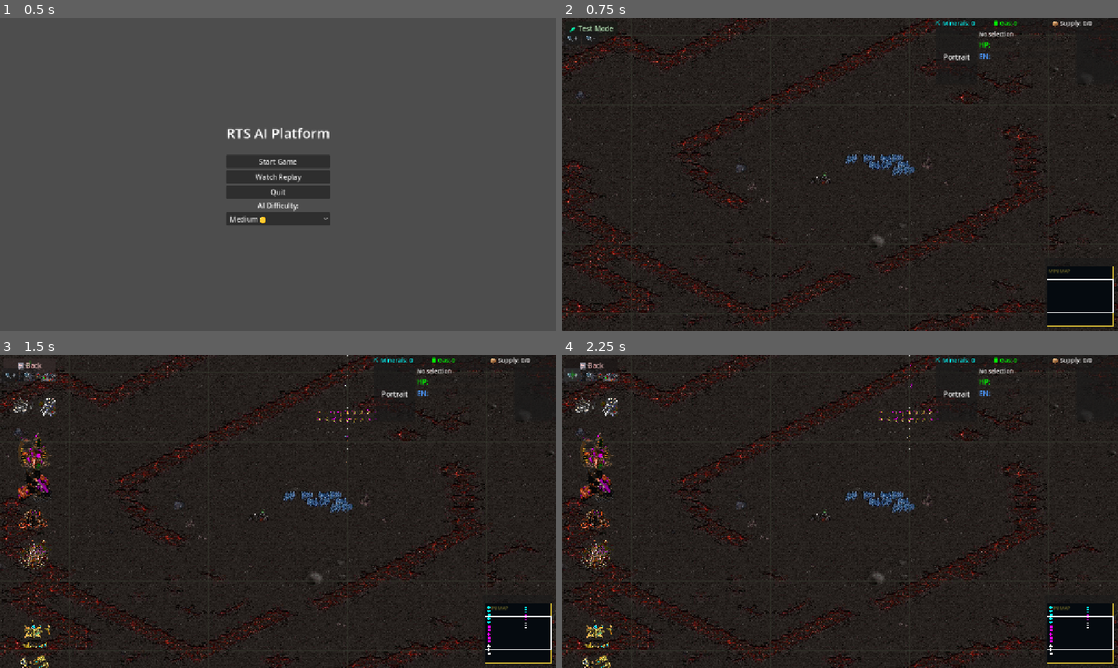
Above: before the commit, frames 1-4 (two rows, left to right).
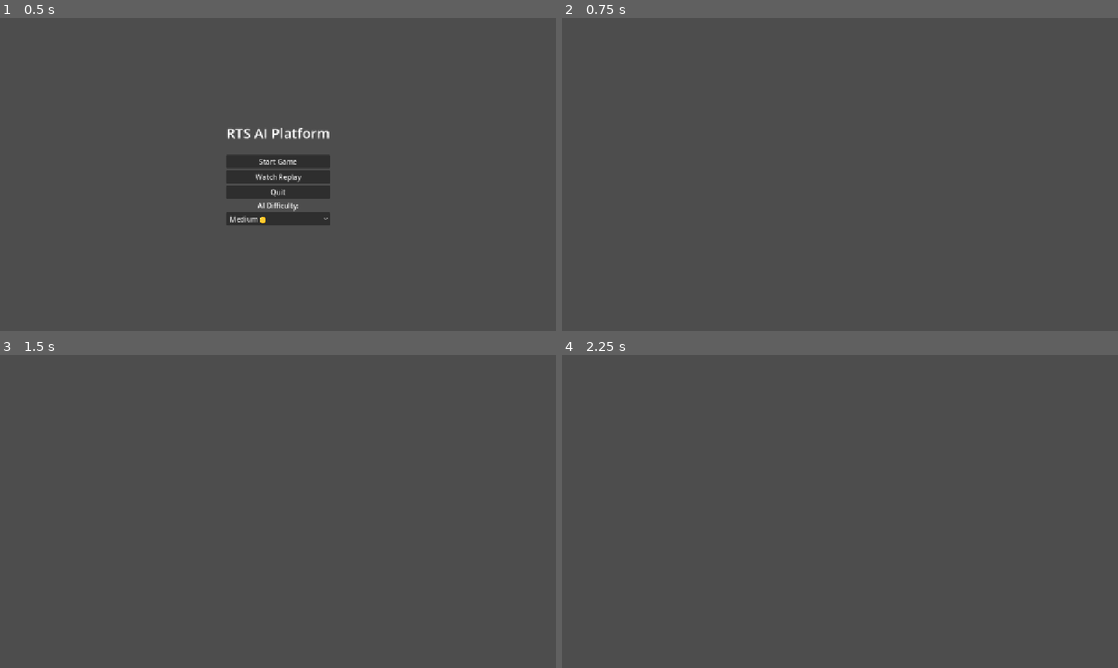
Above: after the commit, the same moments.

Repository: yuyou1983/rts-ai-platform
Game: Godot game, scene res://scenes/main_menu.tscn
Same seed, same stepped clock (60 frames per second), same inputs: the game is played once before the commit and once after it.
Inputs (mouse positions are in pixels of both pictures, inside the frame that each line leads up to):
- Up to frame 1 (0.5 s): no input
- Up to frame 2 (0.75 s): click "Start Game" at 0.5 s
- Up to frame 3 (1.5 s): click (27, 364) at 1.25 s, where only the run before the commit has a clickable "🧪 Test Mode"
- Up to frame 4 (2.25 s): click (573, 373) at 2 s, where only the run before the commit has a clickable "🔍+"

Frame 1 is identical in both runs. In frame 2, 99% of the frame differs, in the area x 0-100%, y 0-100%; in frame 3, 99%; in frame 4, 99%.
Error after the commit: Parse Error: Cannot infer the type of "cols" variable because the value doesn't have a set type. (res://scripts/game_view.gd:1270)

Commit message:
Phase D: terrain elevation system (height_map, cliff blocking, speed/vision modifiers, Godot rendering)
D1: TileMap with diamond-square height_map (0-8), CLIFF_THRESHOLD=3
D2: Elevation speed modifier (uphill 0.7x, downhill 1.1x) + cliff blocking in pathfinder
D3: Fog-of-war vision bonus (+1 radius per 2 levels above average)
D4: Feature flag enable_elevation=False by default
D5: Godot _draw_elevation() with contour lines, height tint, cliff red markers
D6: 480 passed, 0 failed; determinism verified (same seed → same state_hash)
Fix: stored self._config in engine; default enable_elevation=False in mapgen/map

Diff:
--- a/godot/scripts/game_view.gd
+++ b/godot/scripts/game_view.gd
@@ -77,6 +77,12 @@
 # Unit animation layout: row, cols, frame_width, frame_height per unit per owner
 var _unit_anim_info: Dictionary = {}
 
+# Phase D: Elevation
+var _height_map: Array = []        # 2D array [y][x] → int 0..8
+var _height_map_w: int = 64
+var _height_map_h: int = 64
+var _elevation_dirty: bool = false  # redraw flag
+
 # ─── Build mode ────────────────────────────────────────────
 var _build_mode := false
 var _build_type: String = ""   # Which building the player selected in HUD
@@ -169,6 +175,8 @@
 	if Engine.has_meta("ai_difficulty"):
 		_ai_diff = Engine.get_meta("ai_difficulty")
 	_bridge.ai_difficulty = _ai_diff
+	# Phase D: elevation flag (default true)
+	_bridge.enable_elevation = true
 	add_child(_bridge)
 	_bridge.game_started.connect(_on_start)
 	_bridge.state_updated.connect(_on_state)
@@ -950,6 +958,13 @@
 func _on_start(state: Dictionary) -> void:
 	_map_w = _to_f(state.get("map_width"), 64.0)
 	_map_h = _to_f(state.get("map_height"), 64.0)
+	# Phase D: parse height_map (sent once at game start)
+	var hm = state.get("height_map", [])
+	if hm.size() > 0:
+		_height_map = hm
+		_height_map_w = _map_w
+		_height_map_h = _map_h
+		_elevation_dirty = true
 	if _cam_ctrl:
 		_cam_ctrl.set_map_size(_map_w, _map_h)
 	_parse(state)
@@ -1220,6 +1235,7 @@
 	# _draw() local coordinates ARE world coordinates.
 	var co := Vector2.ZERO
 	_draw_map_background(co)
+	_draw_elevation(co)
 	_draw_grid(co)
 	_draw_entities(co)
 	_draw_fog_of_war(co)
@@ -1243,6 +1259,58 @@
 		draw_texture_rect(_map_texture, map_rect, false)
 	else:
 		draw_rect(map_rect, Color(0.15, 0.18, 0.12, 1.0))
+
+func _draw_elevation(_co: Vector2) -> void:
+	"""Phase D: Render height_map as terrain coloring + contour lines + cliff markers."""
+	if _height_map.is_empty():
+		return
+	var rows := _height_map.size()
+	if rows == 0:
+		return
+	var cols := _height_map[0].size()
+	# ── Height-based terrain tint (draw small rects per tile) ──
+	for y in range(rows):
+		var row = _height_map[y]
+		for x in range(cols):
+			var h: int = row[x] if x < row.size() else 0
+			if h == 0:
+				continue  # base level keeps default color
+			# Gradient: low → dark green, high → bright yellow-green
+			var t := float(h) / 8.0
+			var col := Color(0.05 + t * 0.25, 0.15 + t * 0.35, 0.05 + t * 0.05, 0.55)
+			draw_rect(Rect2(x, y, 1.0, 1.0), col)
+	# ── Contour lines (draw edge where height changes) ──
+	var contour_color := Color(0.6, 0.45, 0.2, 0.5)  # brownish
+	for y in range(rows):
+		var row = _height_map[y]
+		for x in range(cols):
+			var h: int = row[x] if x < row.size() else 0
+			# Right neighbor
+			if x + 1 < cols:
+				var hr: int = _height_map[y][x + 1] if (x + 1) < _height_map[y].size() else h
+				if hr != h:
+					draw_line(Vector2(x + 1, y), Vector2(x + 1, y + 1), contour_color, 0.08)
+			# Bottom neighbor
+			if y + 1 < rows:
+				var hb: int = _height_map[y + 1][x] if x < _height_map[y + 1].size() else h
+				if hb != h:
+					draw_line(Vector2(x, y + 1), Vector2(x + 1, y + 1), contour_color, 0.08)
+	# ── Cliff markers (Δh ≥ 3 = red thick line) ──
+	var cliff_color := Color(0.9, 0.15, 0.1, 0.7)
+	for y in range(rows):
+		var row = _height_map[y]
+		for x in range(cols):
+			var h: int = row[x] if x < row.size() else 0
+			# Right cliff
+			if x + 1 < cols:
+				var hr: int = _height_map[y][x + 1] if (x + 1) < _height_map[y].size() else h
+				if abs(hr - h) >= 3:
+					draw_line(Vector2(x + 1, y), Vector2(x + 1, y + 1), cliff_color, 0.25)
+			# Bottom cliff
+			if y + 1 < rows:
+				var hb: int = _height_map[y + 1][x] if x < _height_map[y + 1].size() else h
+				if abs(hb - h) >= 3:
+					draw_line(Vector2(x, y + 1), Vector2(x + 1, y + 1), cliff_color, 0.25)
 
 func _draw_grid(co: Vector2) -> void:
 	var grid_color := Color(0.25, 0.28, 0.22, 0.3)
--- a/godot/scripts/grpc_bridge.gd
+++ b/godot/scripts/grpc_bridge.gd
@@ -34,6 +34,9 @@
 
 ## AI difficulty: "easy", "medium", "hard". Affects APM throttle, production caps, micro.
 @export var ai_difficulty: String = "medium"
+
+## Phase D: enable terrain elevation system (height_map + speed/vision modifiers)
+@export var enable_elevation: bool = true
 
 var current_state: State = State.IDLE
 var _tick: int = 0
@@ -67,6 +70,7 @@
 		"max_ticks": max_ticks,
 		"ai_player": ai_player,
 		"ai_difficulty": ai_difficulty,
+		"enable_elevation": enable_elevation,
 	})
 	var url := http_address + "/api/start_game"
 	var err := _http.request(url, ["Content-Type: application/json"], HTTPClient.METHOD_POST, body)
Not shown, changed: proto/state.proto
Not shown, changed: simcore/commands.py
Not shown, changed: simcore/engine.py
Not shown, changed: simcore/grpc_client.py
Not shown, changed: simcore/grpc_server.py
Not shown, changed: simcore/http_gateway.py
Not shown, changed: simcore/map.py
Not shown, changed: simcore/mapgen.py
Not shown, changed: simcore/movement.py
Not shown, changed: simcore/pathfinder.py
Not shown, changed: simcore/proto_out/proto/service_pb2.py
Not shown, changed: simcore/proto_out/proto/service_pb2_grpc.py
(and 4 more such lines)
